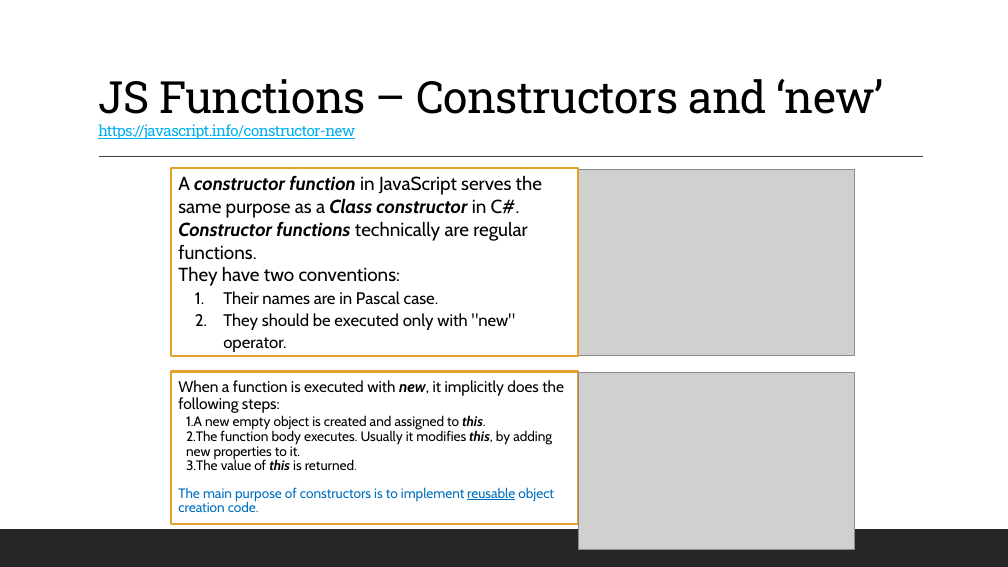
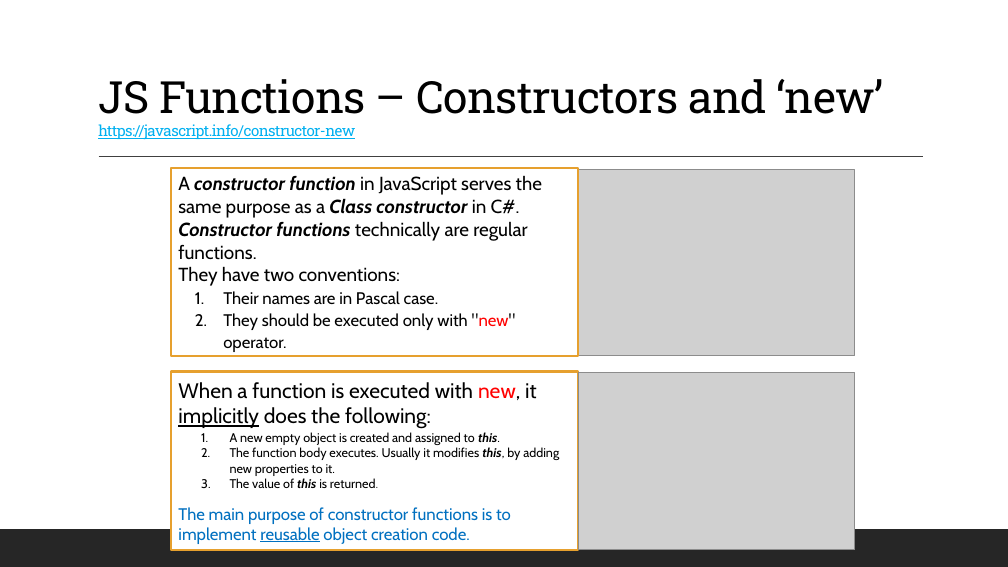
Before and after one commit to 12062021-dynamics365-uta/12062021-batch-repo, a slide deck: slide 9 of pdfs/w3/D25_.NET_JavaScriptObjectsAndClasses.pptx. Drawn at 1008x567 pixels with LibreOffice and Linux fonts; fonts in the diff are those of the drawing; grey boxes stand for pictures. Boxes give left, top, right and bottom in pixels: in the first picture for what was removed or moved away, otherwise in the second. Text is boxed around its words. In the diff, an @@ line names an element or a change of style, - is before the commit and + after.

```diff
--- a/pdfs/w3/D25_.NET_JavaScriptObjectsAndClasses.pptx
+++ b/pdfs/w3/D25_.NET_JavaScriptObjectsAndClasses.pptx
@@ text in rectangle at (x1=223, y1=313, x2=516, y2=352): text colour #000000 to #FF0000 in ""new"" @@
@@ text "When a function is executed ..." resized from (x1=171, y1=371, x2=578, y2=523) to (x1=171, y1=371, x2=578, y2=550) @@
@@ text "When a function is executed ..." at (x1=171, y1=371, x2=578, y2=550): fill none to #FFFFFF @@
@@ text at (x1=178, y1=382, x2=537, y2=429): text changed; size 14.8 to 20 pt @@
-When a function is executed with new, it implicitly does the following steps:
+When a function is executed with new, it implicitly does the following:
@@ text at (x1=230, y1=432, x2=559, y2=488): size 12.9 to 12 pt in "A new empty object is created and ...", "The function body executes. Usually it modifies ...", "The value of this is returned."; list level 2 to 3 in "A new empty object is ..."; line spacing 0.9 to 1; list level 2 to 3 in "The function body executes. Usually ..."; list level 2 to 3 in "The value of this is ..." @@
@@ text at (x1=178, y1=507, x2=511, y2=544): text changed; size 12.9 to 16 pt @@
-The main purpose of constructors is to implement reusable object creation code.
+The main purpose of constructor functions is to implement reusable object creation code.
```
Also in this commit, not shown: 4 other slides changed, 3 other files.
